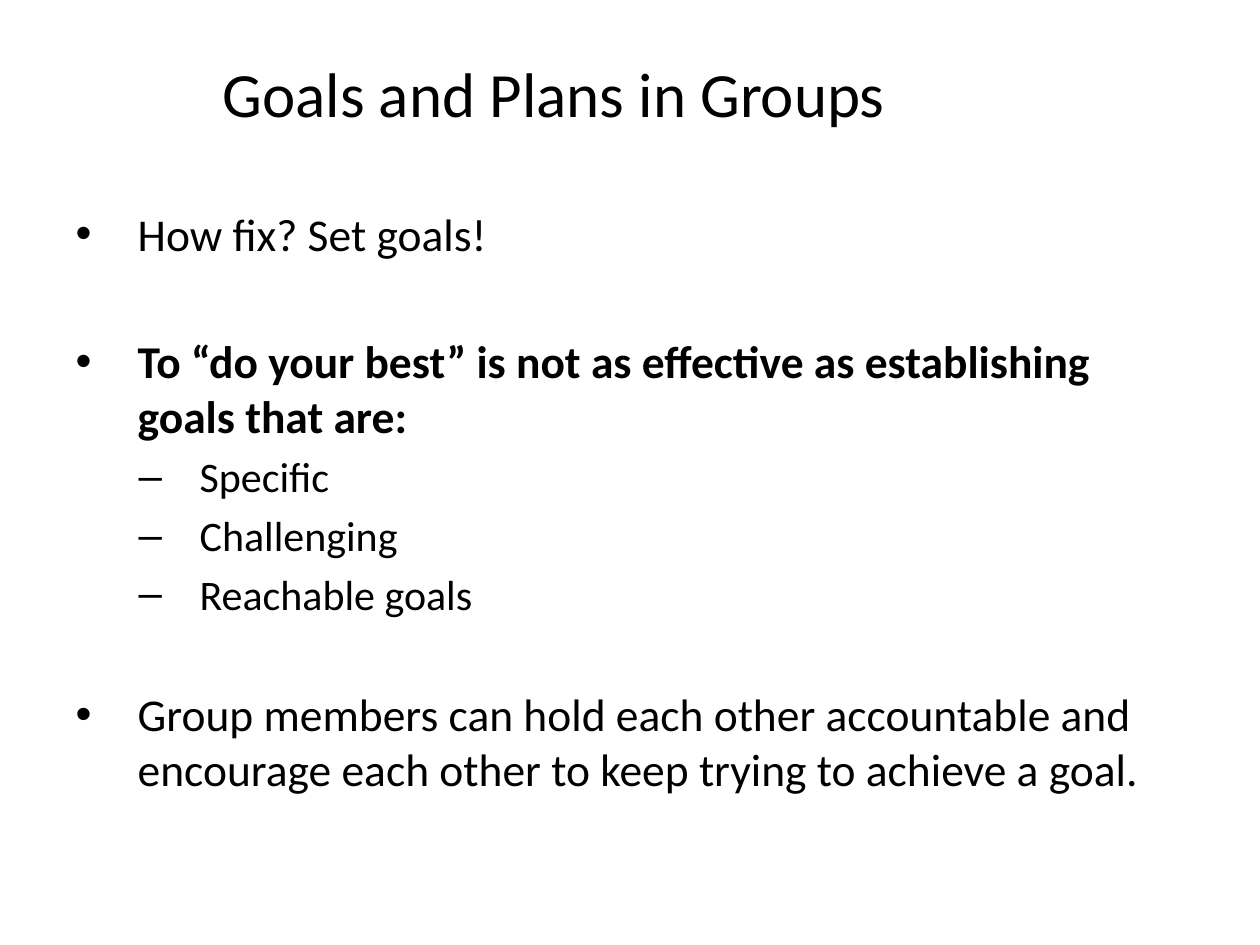
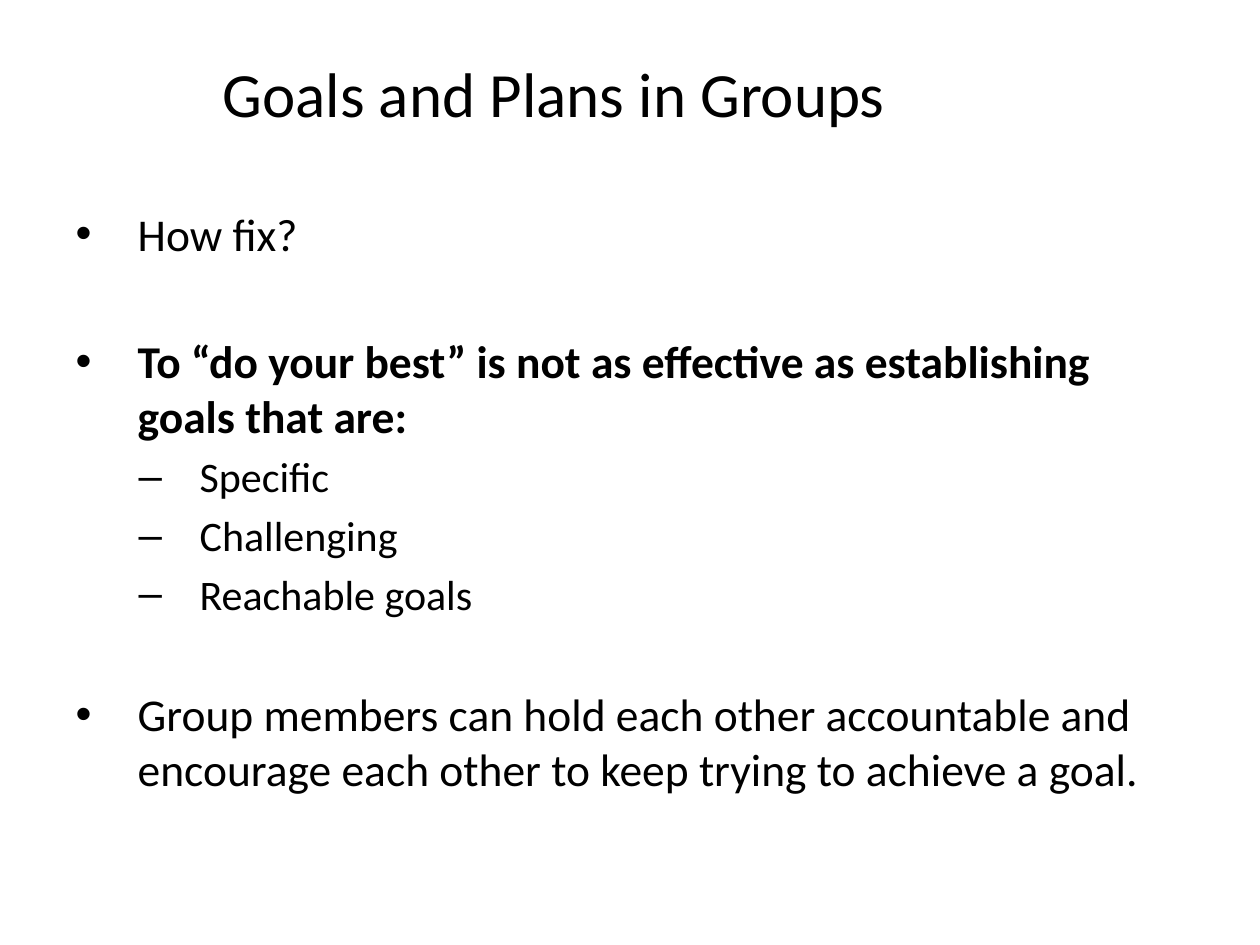
Before and after one commit to npm27/Teaching-Materials, a slide deck: slide 21 of Social Psych/Slides/9 Groups.pptx. Drawn at 1260x945 pixels with LibreOffice and Linux fonts; fonts in the diff are those of the drawing. Boxes give left, top, right and bottom in pixels: in the first picture for what was removed or moved away, otherwise in the second. Text is boxed around its words. In the diff, an @@ line names an element or a change of style, - is before the commit and + after.

```diff
--- a/Social Psych/Slides/9 Groups.pptx
+++ b/Social Psych/Slides/9 Groups.pptx
@@ text at (x1=138, y1=219, x2=298, y2=252): text changed @@
-• How fix? Set goals!
+• How fix?
```
